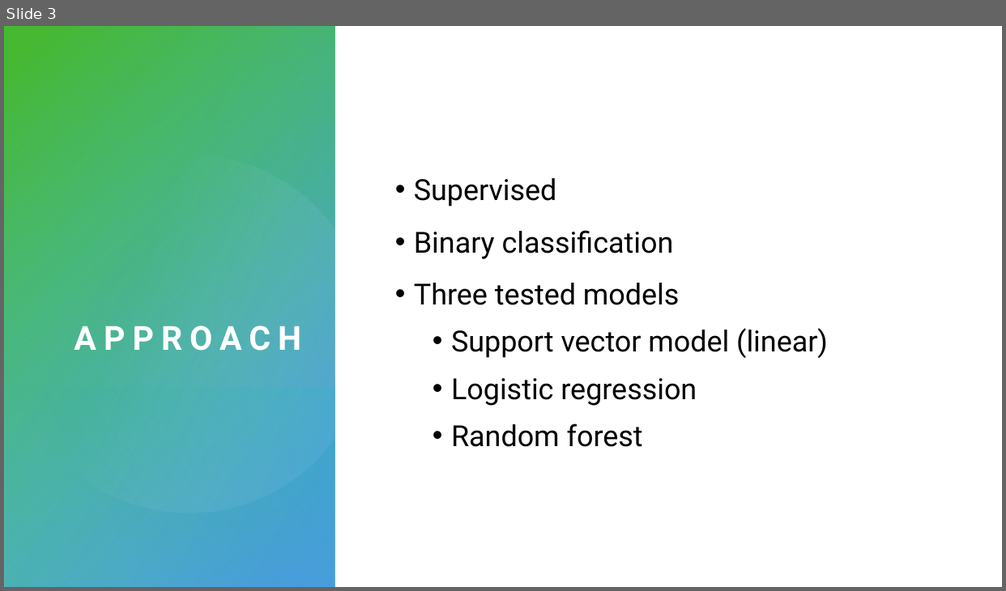
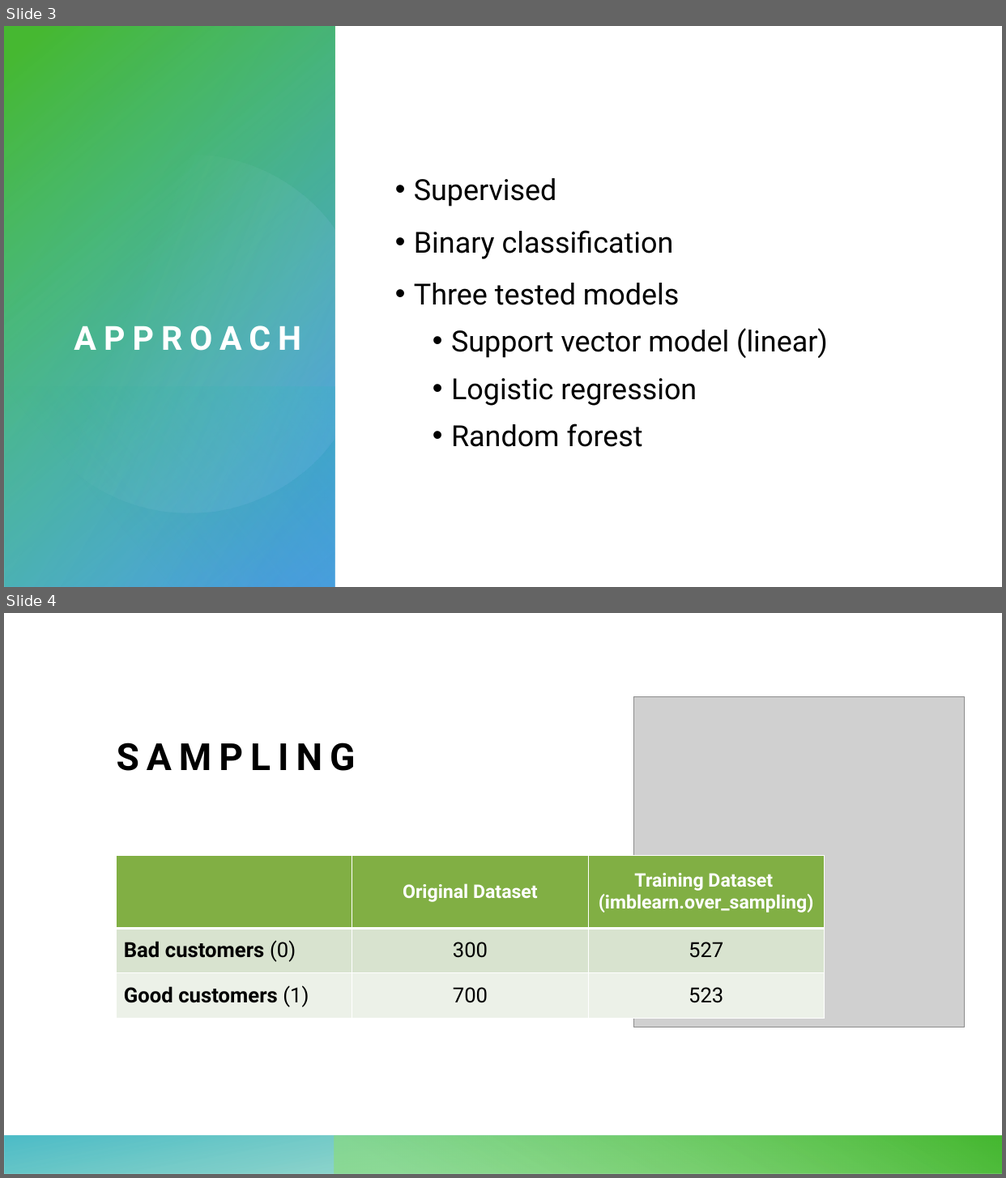
Before and after one commit to kirstenfischl/credit-classification, a slide deck: Final_Presentation.pptx. Shown one above the other, each under a label of ours: slide 3 before the commit, slides 3 and 4 after it. The pictures are 1006x591 and 1006x1178 pixels, drawn with LibreOffice and Linux fonts; fonts in the diff are those of the drawing; grey boxes stand for pictures. Boxes give left, top, right and bottom in pixels: in the first picture for what was removed or moved away, otherwise in the second. Text is boxed around its words. In the diff, an @@ line names an element or a change of style, - is before the commit and + after.

```diff
--- a/Final_Presentation.pptx
+++ b/Final_Presentation.pptx
@@ slide 4 added at [4,613,1002,1174], background #FFFFFF; not listed: 2 template elements that a slide beside it also shows @@
@@ rectangle added at [4,613,1002,1174], fill #FFFFFF @@
@@ picture added at [634,697,965,1028] @@
@@ title added at [117,743,356,771], 36 pt, text #000000, bold @@
+SAMPLING
@@ table added at [117,855,824,1018], 3 rows, 3 columns @@
+ | Original Dataset | Training Dataset / (imblearn.over_sampling)
+Bad customers (0) | 300 | 527
+Good customers (1) | 700 | 523
@@ rectangle added at [4,1136,1002,1174], fill gradient #34B48B to #2EB1BF @@
@@ rectangle added at [335,1136,1002,1174], fill gradient #8BDC7C to #46B831 @@
```
Also in this commit, not shown: 2 slides changed, 4 other slides added, 2 other files.
